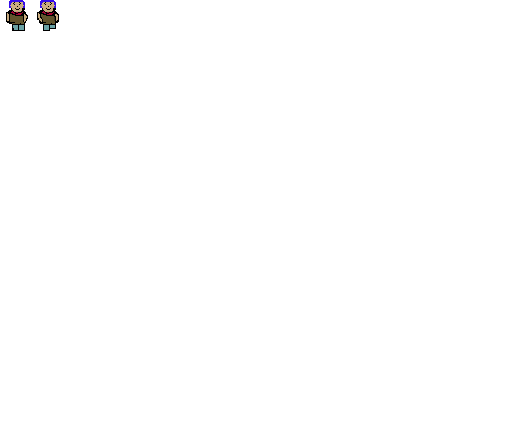
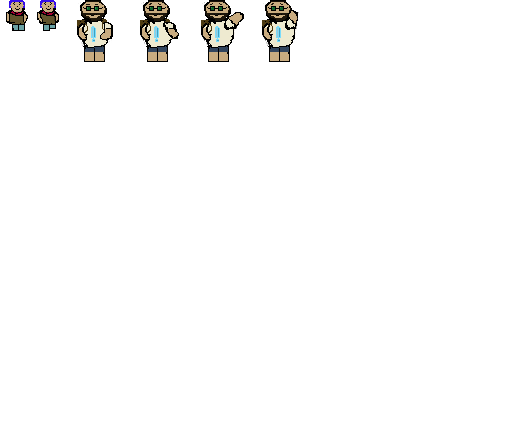
Layer changes from the first 528x448 image to the second:
painted on "Background" over [77, 0, 299, 62]
